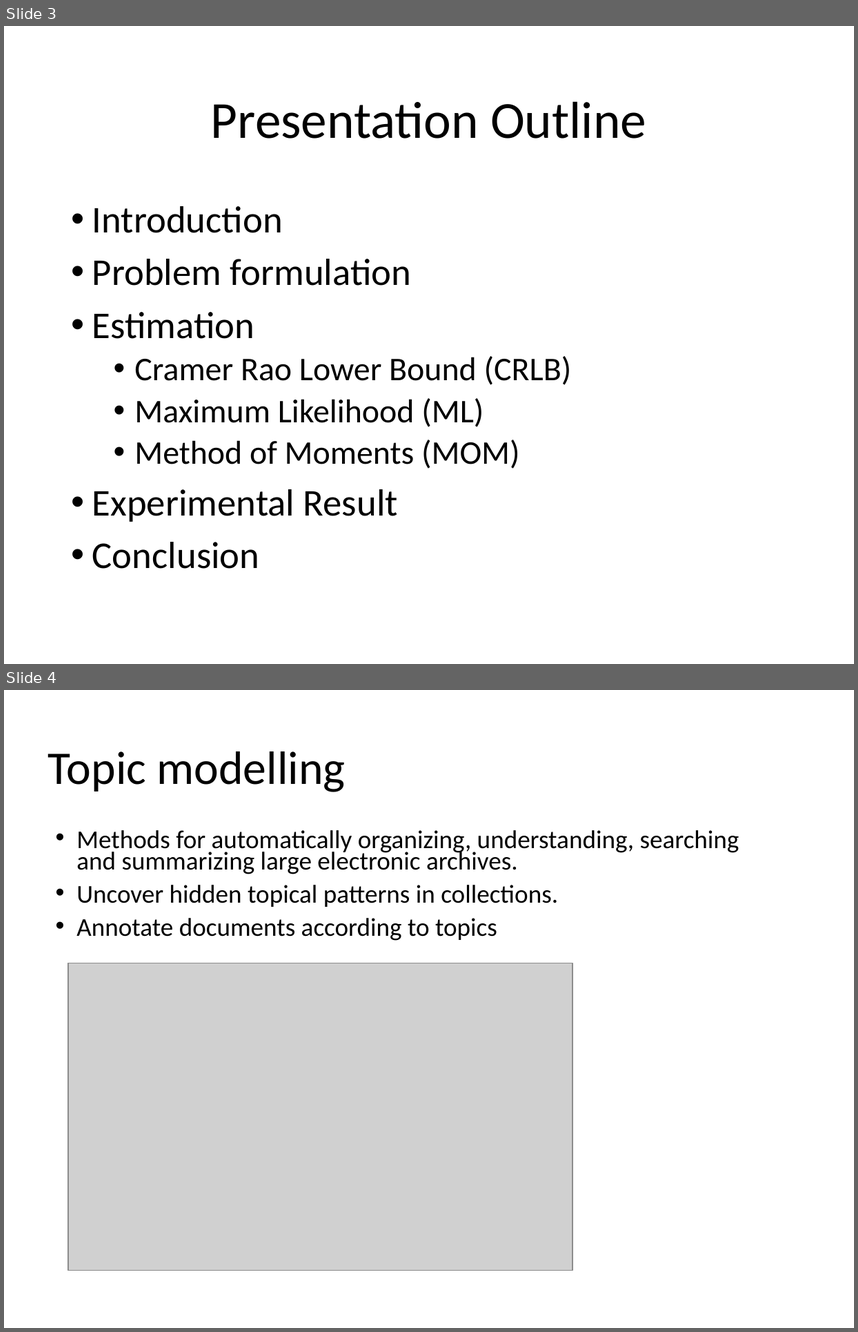
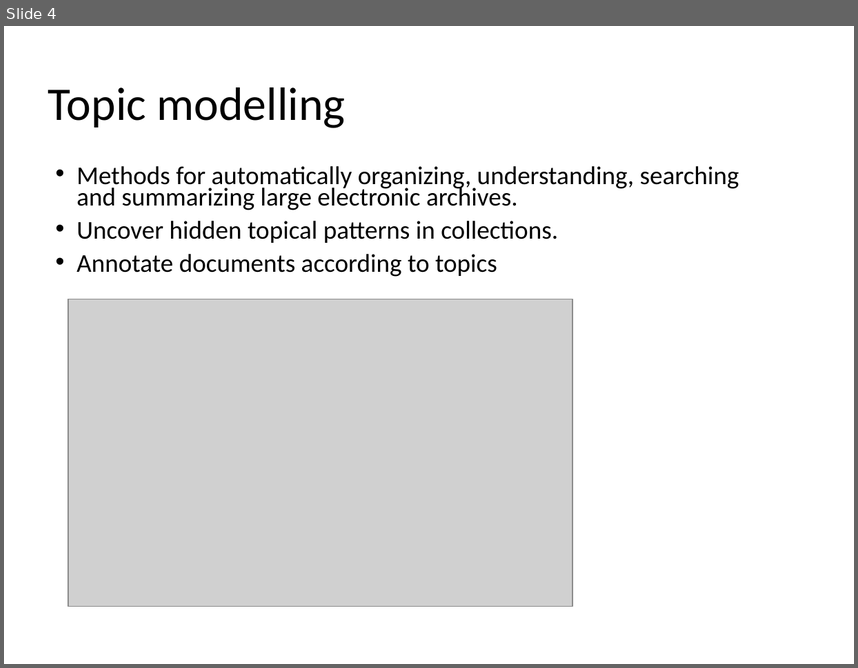
Before and after one commit to tadeze/PolyDistribution, a slide deck: FinalPresentation_polya.pptx. Shown one above the other, each under a label of ours: slides 3 and 4 before the commit, slide 4 after it. The pictures are 858x1332 and 858x668 pixels, drawn with LibreOffice and Linux fonts; fonts in the diff are those of the drawing; grey boxes stand for pictures. Boxes give left, top, right and bottom in pixels: in the first picture for what was removed or moved away, otherwise in the second. Text is boxed around its words. In the diff, an @@ line names an element or a change of style, - is before the commit and + after.

```diff
--- a/FinalPresentation_polya.pptx
+++ b/FinalPresentation_polya.pptx
@@ slide 3 removed at bbox=[4, 26, 854, 664], background #FFFFFF @@
@@ title removed at bbox=[211, 101, 646, 138] @@
-Presentation Outline
@@ text removed at bbox=[92, 206, 572, 568] @@
-• Introduction
-• Problem formulation
-• Estimation
-  • Cramer Rao Lower Bound (CRLB)
-  • Maximum Likelihood (ML)
-  • Method of Moments (MOM)
-• Experimental Result
-• Conclusion
```
Also in this commit, not shown: 5 slides changed, 8 slides added, 8 other slides removed, 13 other files.
